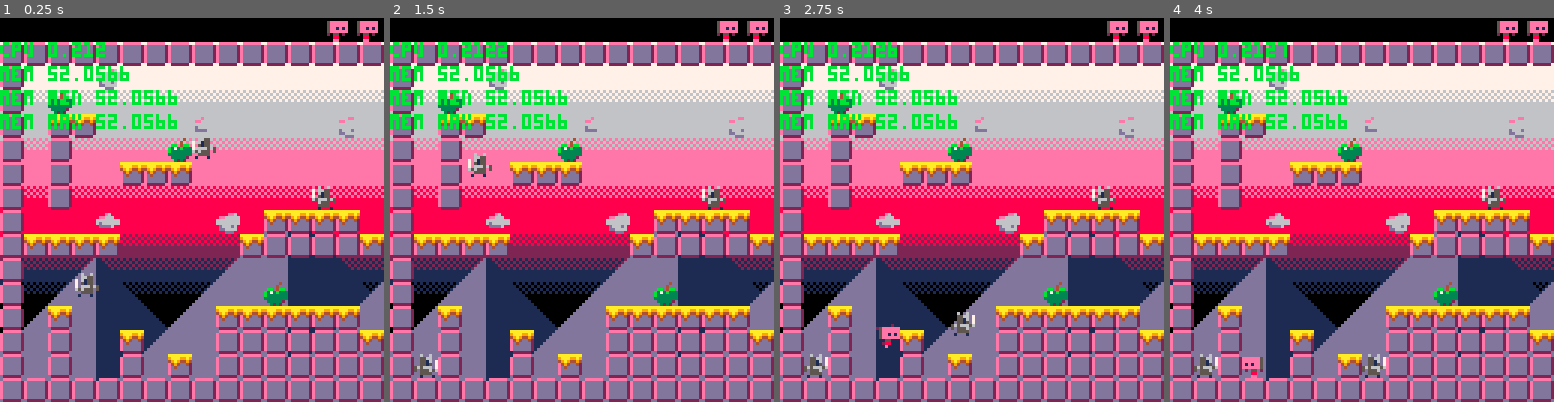
Above: before the commit, frames 1-4 (left to right).
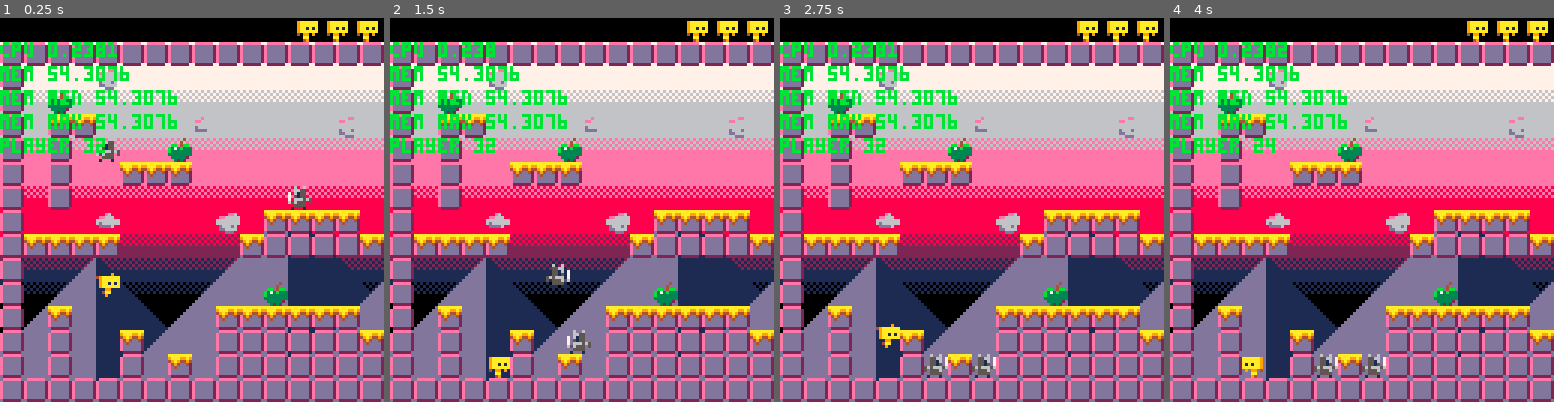
Above: after the commit, the same moments.

Repository: Nullh/boxface
Game: PICO-8 cartridge boxface.p8
Two runs of this game, one before a commit and one after it. Both use one fixed random seed, a clock stepped at 60 frames per second and the inputs below.
Inputs:
- Up to frame 1 (0.25 s): no input
- Up to frame 2 (1.5 s): tap O (Z key) at 0.7 s
- Up to frame 3 (2.75 s): hold Right 1.6-2.1 s; tap O (Z key) at 1.7, 2.1, 2.5 s; hold Right from 2.47 s (still down)
- Up to frame 4 (4 s): tap O (Z key) at 2.9, 3.3, 3.7 s; release Right at 3.03 s; hold Left 3.08-3.58 s

The runs differ from the first frame. In frame 1, 2.9% of the frame differs, in the area x 0-99%, y 0-73%; in frame 2, 2.9%, in the area x 0-99%, y 0-94%; in frame 3, 2.9%; in frame 4, 2.5%.

Commit message:
Fixed falling through walls

Diff:
--- a/boxface.p8
+++ b/boxface.p8
@@ -2,9 +2,9 @@
 version 8
 __lua__
 --globals
-actors={}
 player={}
 baddie={}
+baddies={}
 cam={}
 globals=
 {
@@ -33,6 +33,7 @@
   print("mem ".._mem,0,16,_mem_c)
   print("mem min ".._min_mem,0,24,11)
   print("mem max ".._max_mem,0,32,11)
+	print("player "..player1:getx(),0,40,11)
 	--print("player: "..player1.x..","..player1.y,0,40)
 	--print("enemy: "..bad1.x..","..bad1.y,0,48)
 end
@@ -155,6 +156,8 @@
 function player:move()
 	--remember where we started
 	self.startx=self.x
+	self.starty=self.y
+
 
 	--if player is on the ground start a jump
 	if btn(4)
@@ -284,8 +287,9 @@
 	if actor.dx>0 then xoffset=7 end
 
 	--look for a wall
-	local h=mget((actor.x+xoffset)/8,(actor.y+7)/8)
-	if fget(h,0) then
+	local vector1=mget((actor.x+xoffset)/8,(actor.y+7)/8)
+	local vector2=mget((actor.x+xoffset)/8,(actor.y)/8)
+	if fget(vector1,0) or fget(vector2,0) then
 		actor.x=actor.startx
 		-- turn bouncers around
 		if actor.bounce then
@@ -325,13 +329,13 @@
 	end
 
 	--hit ceiling
-	--check corners
+	--check top corners
 	vertex1=mget((actor.x)/8,(actor.y)/8)
 	vertex2=mget((actor.x+7)/8,(actor.y)/8)
 
 	--only check for ceilings when
 	--moving up
-	--if actor.dy<=0 then
+	--if actor.dy<0 then
 		--look for solid tile
 		if fget(vertex1,0) or fget(vertex2,0) then
 			--position p1 right below
@@ -339,6 +343,7 @@
 			actor.y = flr((actor.y+8)/8)*8
 			--halt upward velocity
 			actor.dy = 0
+			actor.x=actor.startx
 		end
 	--end
 
@@ -350,27 +355,50 @@
 	end
 end
 
+function spawn_baddies(plyrx)
+ for y=0,16 do
+  for x=(plyrx/8)-10,(plyrx/8)+10 do
+   val = mget(x,y)
+   if fget(val,2) then
+    local bad = baddie:new(x*8,y*8)
+		add(baddies,bad)
+		mset(x,y,0)
+   end
+  end
+ end
+end
+
+function count_flags(num)
+ local count=0
+ for y=0,16 do
+  for x=0,64 do
+   val = mget(x,y)
+   if fget(val,num) then
+    count+=1
+   end
+  end
+ end
+ return count
+end
+
 function _init()
-	mycam = cam:new(64)
+	mapwidth = 64
+	mapheight = 16
+	mycam = cam:new(mapwidth)
 	player1 = player:new(32,72)
-	add(actors,player1)
-	bad1 = baddie:new(72,32)
-	bad2 = baddie:new(32,72)
-	add(actors,bad1)
-	add(actors,bad2)
+
 end
 
 function _update()
 	player1:move()
 	player1:update()
 	checkwallcollision(player1)
-	bad1:move()
-	checkwallcollision(bad1)
-	player1:collide(bad1)
-
-	bad2:move()
-	checkwallcollision(bad2)
-	player1:collide(bad2)
+	spawn_baddies(player1:getx())
+	for i,actor in pairs(baddies) do
+		actor:move()
+		checkwallcollision(actor)
+		player1:collide(actor)
+	end
 end
 
 function _draw()
@@ -379,9 +407,10 @@
 	mycam:followplayer(player1:getx())
 	map(16,16,mycam:getx()/1.5,16,128,8)
 	map(16,24,mycam:getx()/2,64,38,8)
-	map(0,0,0,0,256,128)
-	bad1:draw()
-	bad2:draw()
+	map(0,0,0,0,256,128,0x7)
+	for i, actor in pairs(baddies) do
+		actor:draw()
+	end
 	player1:draw()
 	mycam:reset()
 	--player1:printscore()
@@ -390,14 +419,14 @@
 	if(globals.debug) draw_debug()
 end
 __gfx__
-0000000000000000000000000000000005eeeeee0000000000000200000000000000040000000000000000000000000000000000000000000000000000000000
-0000000005eeeeee05eeeeee05eeeeee05eeeeee05eeeeee25eeeeee000000000000400000000000000000000000000000000000000000000000000000000000
-0000000005eeeeee05eeeeee05eeeeee25ee1e1e05eeeeee05eeeeee000000000bb04bb000000000000000000000000000000000000000000000000000000000
-0000000005ee1e1e05ee1e1e05ee1e1e05eeeeee05ee1e1e05ee1e1e00000000b373b33300000000000000000000000000000000000000000000000000000000
-0000000005eeeeee05eeeeee25eeeeee0005500205eeeeee05eeeeee00000000b333333300000000000000000000000000000000000000000000000000000000
-00000000020550200202200200055200002880002005502000055000000000003333333300000000000000000000000000000000000000000000000000000000
-00000000000880000028800000e8800000000e000008800000288000000000000333332000000000000000000000000000000000000000000000000000000000
-00000000000ee000000e000000020000000000000020e000000e0000000000000032320000000000000000000000000000000000000000000000000000000000
+0000000000000000000000000000000009aaaaaa0000000000000900000000000000040000000000000000000000000000000000000000000000000000000000
+0000000009aaaaaa09aaaaaa09aaaaaa09aaaaaa09aaaaaa49aaaaaa000000000000400000000000000000000000000000000000000000000000000000000000
+0000000009aaaaaa09aaaaaa09aaaaaa49aa1a1a09aaaaaa09aaaaaa000000000bb04bb000000000000000000000000000000000000000000000000000000000
+0000000009aa1a1a09aa1a1a09aa1a1a09aaaaaa09aa1a1a09aa1a1a00000000b373b33300000000000000000000000000000000000000000000000000000000
+0000000009aaaaaa09aaaaaa49aaaaaa0009990009aaaaaa09aaaaaa00000000b333333300000000000000000000000000000000000000000000000000000000
+00000000040990900409900900099090004aa0004009909000099000000000003333333300000000000000000000000000000000000000000000000000000000
+00000000000aa000004aa000009aa00000000900000aa000004aa000000000000333332000000000000000000000000000000000000000000000000000000000
+00000000000490000009000000040000000000000040900000090000000000000032320000000000000000000000000000000000000000000000000000000000
 0eeeeee0aaaaaaaa0101010100000000000000000000000000000000000000000000000000000000000000000000000000000000000000000000000000000000
 edddddd29aaa99a91010101000000000000000000000000000000000000000000000000000000000000000000000000000000000000000000000000000000000
 edddddd249a944940101010100000000000000000000000000000000000000000000000000000000000000000000000000000000000000000000000000000000
@@ -527,7 +556,7 @@
 1000000000000000000000000000000000000000000000000000000000000000000000000000000000000000000000000000000000000000000000000000001000000000000000000000000000000000000000000000000000000000000000000000000000000000000000000000000000000000000000000000000000000000
 1000080000000000000000000000000000000000000000000000000000000000000000000000000000000000000000000000000000000000000000000000001000000000000000000000000000000000000000000000000000000000000000000000000000000000000000000000000000000000000000000000000000000000
 1000111100000000000000000000000000000000000000000000000000000000000011110000000000000000000000000008000000000000000000000000001000000000000000000000000000000000000000000000000000000000000000000000000000000000000000000000000000000000000000000000000000000000
-1000100000000008000000000000000011111100000000000000000000000000000010080000000000000000000000001111110000000000000808000000001000000000000000000000000000000000000000000000000000000000000000000000000000000000000000000000000000000000000000000000000000000000
+1000100000200008000000000000000011111100000000000000000000000000000010080000000000000000000000001111110000000000000808000000001000000000000000000000000000000000000000000000000000000000000000000000000000000000000000000000000000000000000000000000000000000000
 1000100000111111000000000000000000000000000000111111110800000000000010000011111100000000000000000000000000000011111111000000001000000000000000000000000000000000000000000000000000000000000000000000000000000000000000000000000000000000000000000000000000000000
 1000100000000000000000000020000000000000000000000000101111110000000010000000000000000000000000000000000000000000000010111111001000000000000000000000000000000000000000000000000000000000000000000000000000000000000000000000000000000000000000000000000000000000
 1000000000000000000000111111110000000000000000000000000000000000000000000000000000000011111111080000000000000000000000000000001000000000000000000000000000000000000000000000000000000000000000000000000000000000000000000000000000000000000000000000000000000000
@@ -536,7 +565,7 @@
 1000000000000000000000080000000000000000111111111100000000000000000000000000000000000000000000000000000011111111110000000000001000000000000000000000000000000000000000000000000000000000000000000000000000000000000000000000000000000000000000000000000000000000
 1000110000000000001111111111110000000000000000000000000000001111110011000000000000111111111111000000000000000000000000000000111000000000000000000000000000000000000000000000000000000000000000000000000000000000000000000000000000000000000000000000000000000000
 1000100000110000001010101010101111111100000000000000001100001010100010000011000000101010101010111111110000000000000000110000101000000000000000000000000000000000000000000000000000000000000000000000000000000000000000000000000000000000000000000000000000000000
-1000100000100011001010101010101008080800000000000000001000001010100010000010001108101010101010100000000000080800000000100008101000000000000000000000000000000000000000000000000000000000000000000000000000000000000000000000000000000000000000000000000000000000
+1000100000100011001010101010101008080800000000000020001000001010100010000010001108101010101010100000000000080800000000100008101000000000000000000000000000000000000000000000000000000000000000000000000000000000000000000000000000000000000000000000000000000000
 1010101010101010101010101010101010101010101010101010101010101010101010101010101010101010101010101010101010101010101010101010101000000000000000000000000000000000000000000000000000000000000000000000000000000000000000000000000000000000000000000000000000000000
 0000000000000000000000000000000000000000510000000000000000000000000000000000000000000000005000000000000000000000000000000000000000000000000000000000000000000000000000000000000000000000000000000000000000000000000000000000000000000000000000000000000000000000
 4b4b4b4b4b4b4b4b4b4b4b4b4b4b4b4b00000000000000000000000000000000000000005000000000000000000000000000500000000000000000000000510000000000000000000000000000000000000000000000000000000000000000000000000000000000000000000000000000000000000000000000000000000000
